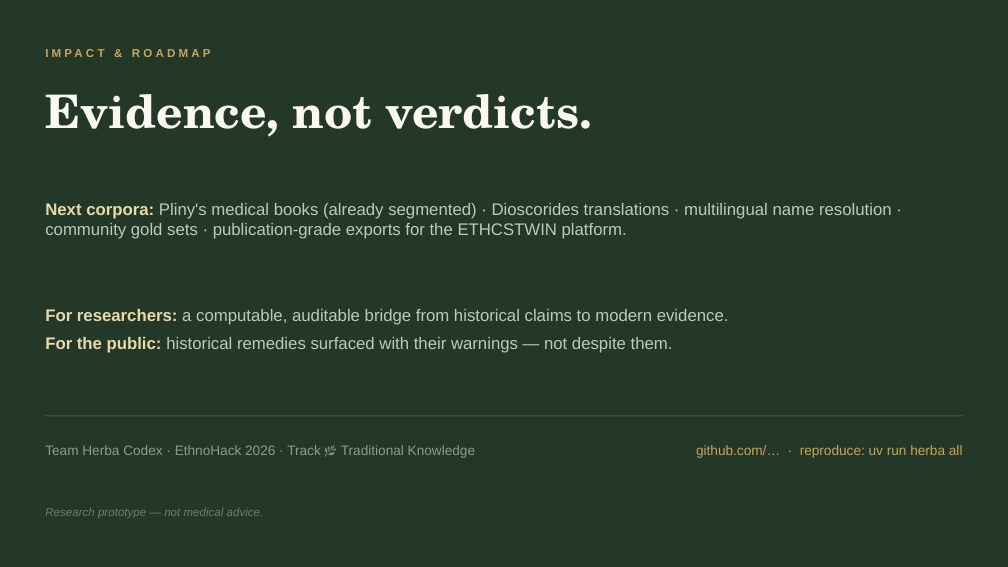
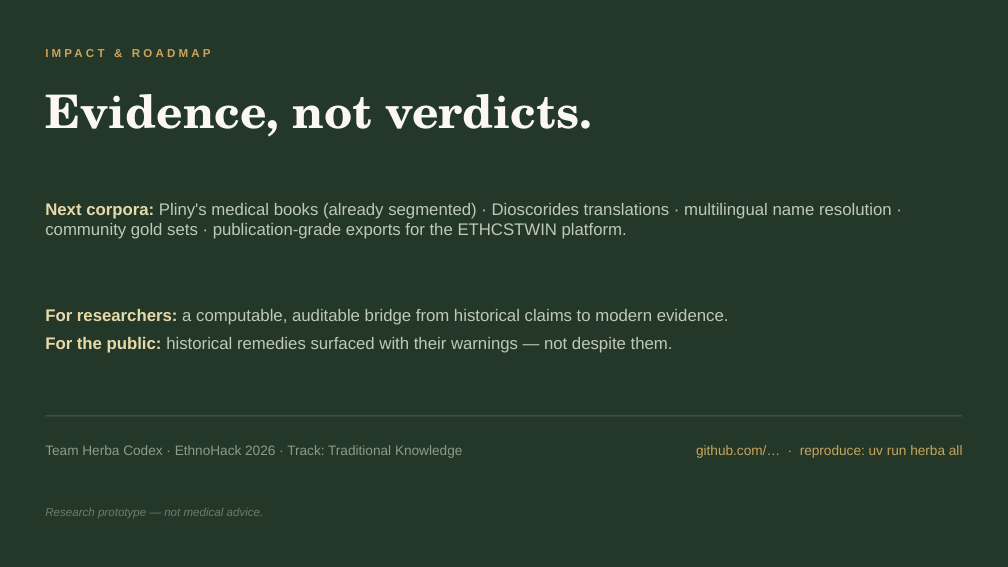
Before and after one commit to shahaman098/herba-codex, a slide deck: slide 10 of docs/pitch/herba_codex_deck.pptx. Drawn at 1008x567 pixels with LibreOffice and Linux fonts; fonts in the diff are those of the drawing. Boxes give left, top, right and bottom in pixels: in the first picture for what was removed or moved away, otherwise in the second. Text is boxed around its words. In the diff, an @@ line names an element or a change of style, - is before the commit and + after.

```diff
--- a/docs/pitch/herba_codex_deck.pptx
+++ b/docs/pitch/herba_codex_deck.pptx
@@ text at (45, 445, 462, 458): text changed @@
-Team Herba Codex · EthnoHack 2026 · Track 🌿 Traditional Knowledge
+Team Herba Codex · EthnoHack 2026 · Track: Traditional Knowledge
```
Also in this commit, not shown: 3 other slides changed, 7 other files.
